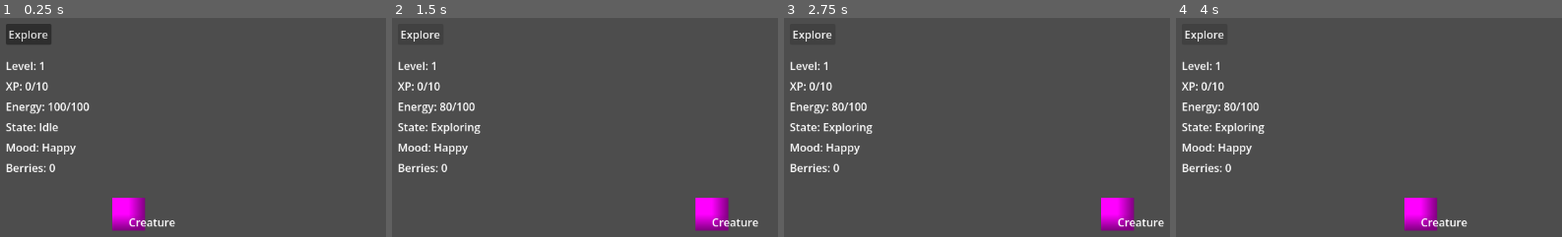
Above: before the commit, frames 1-4 (left to right).
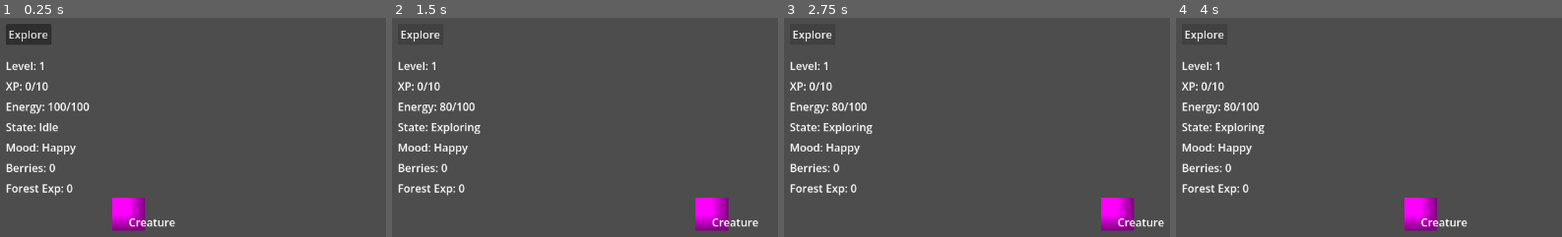
Above: after the commit, the same moments.

Repository: Radhika-15-Agarwal/CreatureGame
Game: Godot game, scene res://scenes/main.tscn
The game is run twice, just before and just after one commit, with the same random seed, the same clock (stepped at 60 frames per second) and the same inputs.
Inputs:
- Up to frame 1 (0.25 s): no input
- Up to frame 2 (1.5 s): click "Explore" at 0.5 s; click "Explore" at 1.25 s
- Up to frame 3 (2.75 s): click "Explore" at 2 s
- Up to frame 4 (4 s): tap Enter at 2.75 s; tap Space at 3.5 s

The runs differ from the first frame. In frame 1, 0.4% of the frame differs, in the area x 1-19%, y 75-82%; in frame 2, 0.4%; in frame 3, 0.4%; in frame 4, 0.4%.

Commit message:
Add creature experience system

Diff:
--- a/scenes/main.tscn
+++ b/scenes/main.tscn
@@ -74,4 +74,11 @@
 offset_bottom = 243.0
 text = "Berry: 0"
 
+[node name="ForestExpLabel" type="Label" parent="CanvasLayer" unique_id=1053706932]
+offset_left = 20.0
+offset_top = 250.0
+offset_right = 119.0
+offset_bottom = 273.0
+text = "Forest Exp: 0"
+
 [connection signal="pressed" from="CanvasLayer/ExploreButton" to="." method="_on_explore_button_pressed"]
--- a/scripts/creature.gd
+++ b/scripts/creature.gd
@@ -31,6 +31,13 @@
 var inventory := {
 	"Berry": 0
 }
+
+var experiences := {
+	"Forest": 0
+}
+
+var min_experience_reward := 1
+var max_experience_reward := 3
 
 signal stats_changed
 
@@ -73,6 +80,12 @@
 
 	inventory["Berry"] += berry_reward
 
+	var forest_exp_reward = randi_range(
+		min_experience_reward,
+		max_experience_reward
+	)
+	gain_experience("Forest", forest_exp_reward)
+
 	gain_xp(exploration_xp_reward)
 
 	exploring = false
@@ -114,3 +127,13 @@
 
 func get_xp_threshold():
 	return level * xp_per_level
+
+func gain_experience(experience_type: String, amount: int):
+	if not experiences.has(experience_type):
+		experiences[experience_type] = 0
+
+	experiences[experience_type] += amount
+	stats_changed.emit()
+
+func get_experience(experience_type: String):
+	return experiences.get(experience_type, 0)
--- a/scripts/main.gd
+++ b/scripts/main.gd
@@ -8,6 +8,7 @@
 @onready var energy_label = $CanvasLayer/EnergyLabel
 @onready var mood_label = $CanvasLayer/MoodLabel
 @onready var berry_label = $CanvasLayer/BerryLabel
+@onready var forest_exp_label = $CanvasLayer/ForestExpLabel
 
 func _on_explore_button_pressed():
 	creature.explore()
@@ -31,3 +32,4 @@
 	]
 	mood_label.text = "Mood: " + creature.get_mood()
 	berry_label.text = "Berries: %d" % creature.get_item_count("Berry")
+	forest_exp_label.text = "Forest Exp: %d" % creature.get_experience("Forest")
